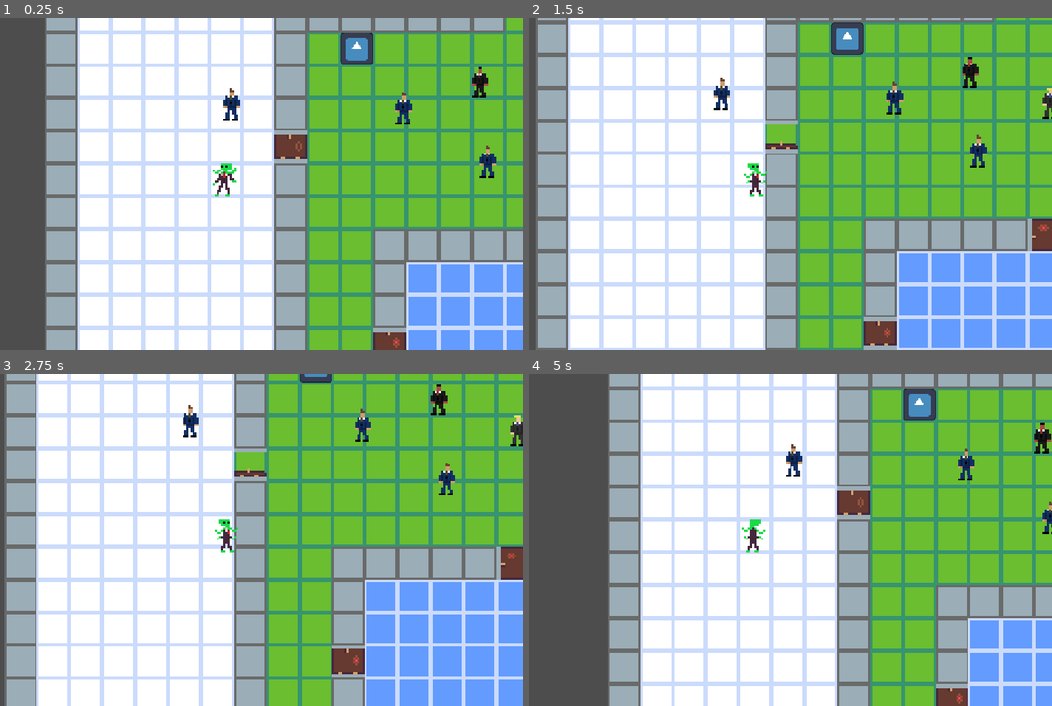
Above: before the commit, frames 1-4 (two rows, left to right).
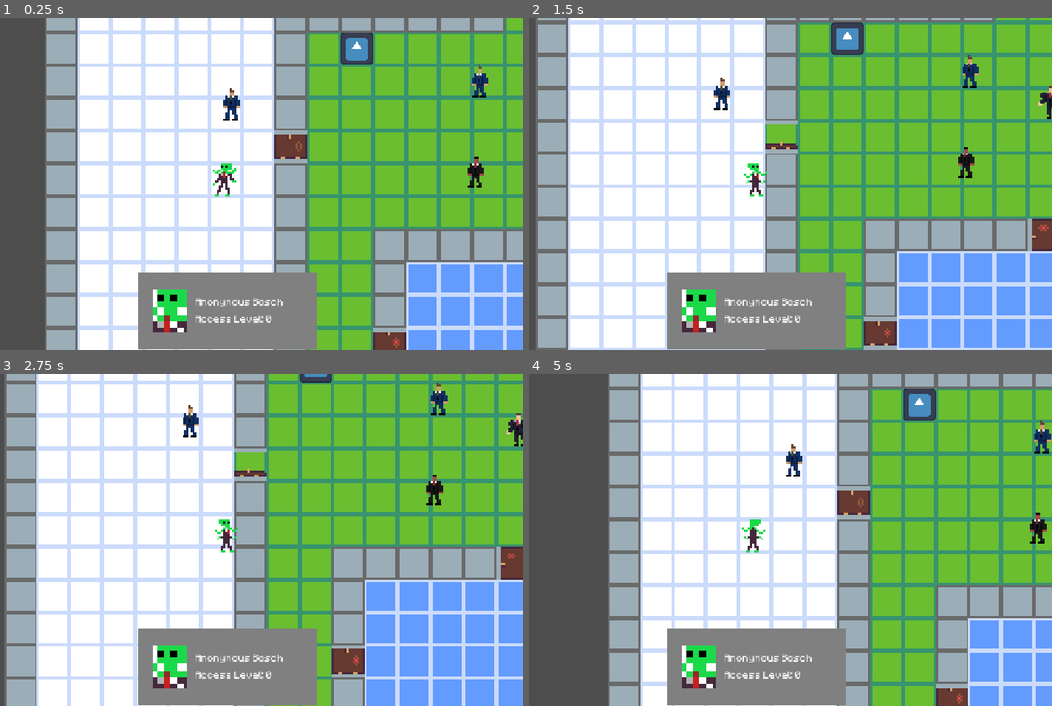
Above: after the commit, the same moments.

Repository: Flogah/alien_dad
Game: Godot game, scene res://scenes/main.tscn
Two runs of this game, one before a commit and one after it. Both use one fixed random seed, a clock stepped at 60 frames per second and the inputs below. The engine's default icon, where the game draws it, is replaced by a stand-in: a white triangle on a blue panel in a dark square.
Inputs:
- Up to frame 1 (0.25 s): no input
- Up to frame 2 (1.5 s): tap Enter at 0.5 s; hold D (move_right) 0.53-1.28 s; hold Space (interact) 0.53-1.28 s; hold S (move_down) from 1.28 s (still down); tap Space (interact) at 1.35 s
- Up to frame 3 (2.75 s): release S (move_down) at 2.03 s; hold D (move_right) from 2.03 s (still down); hold Space (interact) from 2.03 s (still down)
- Up to frame 4 (5 s): release D (move_right) at 2.78 s; release Space (interact) at 2.78 s; hold W (move_up) 2.78-3.53 s; tap Space (interact) at 2.85, 4.35 s; hold Space (interact) 3.53-4.28 s; hold A (move_left) from 3.53 s (still down)

The runs differ from the first frame. In frame 1, 8.0% of the frame differs, in the area x 26-95%, y 14-100%; in frame 2, 8.2%; in frame 3, 8.3%, in the area x 26-100%, y 2-100%; in frame 4, 8.2%.

Commit message:
added better security pass system

Diff:
--- /dev/null
+++ b/resources/character_ids/alien_id.tres
@@ -0,0 +1,10 @@
+[gd_resource type="Resource" script_class="SecurityPass" format=3 uid="uid://bb7wrry5p5w60"]
+
+[ext_resource type="Script" uid="uid://4fqxop4frvlm" path="res://scripts/security_pass.gd" id="1_ctlip"]
+[ext_resource type="SpriteFrames" uid="uid://bqd7u3tkdcr5n" path="res://assets/sprites/sprite_frames/alien_spriteframe.tres" id="2_f4jun"]
+
+[resource]
+script = ExtResource("1_ctlip")
+holder = "Anonymous Bosch"
+sprite = ExtResource("2_f4jun")
+metadata/_custom_type_script = "uid://4fqxop4frvlm"
--- /dev/null
+++ b/resources/character_ids/armstrong_id.tres
@@ -0,0 +1,11 @@
+[gd_resource type="Resource" script_class="SecurityPass" format=3 uid="uid://gipffcb64va5"]
+
+[ext_resource type="Script" uid="uid://4fqxop4frvlm" path="res://scripts/security_pass.gd" id="1_5rj8d"]
+[ext_resource type="SpriteFrames" uid="uid://bp5txdvjt15t" path="res://assets/sprites/sprite_frames/armstrong_spriteframe.tres" id="2_ovawh"]
+
+[resource]
+script = ExtResource("1_5rj8d")
+holder = "Steven Armstrong"
+sprite = ExtResource("2_ovawh")
+level = 3
+metadata/_custom_type_script = "uid://4fqxop4frvlm"
--- a/scenes/door.gd
+++ b/scenes/door.gd
@@ -19,6 +19,7 @@
 			print("Access granted")
 			locked = false
 			update_sprite()
+			return
 		else:
 			print("Higher access needed")
 			return
--- a/scenes/guard.gd
+++ b/scenes/guard.gd
@@ -4,20 +4,19 @@
 @onready var sprite: AnimatedSprite2D = $Sprite
 @onready var blood_particles: GPUParticles2D = $BloodParticles
 
-@export var security_access: SecurityCode
-@export var spriteframes: SpriteFrames
+@export var security_pass: SecurityPass
 
 var dead: bool = false
 
 func _ready() -> void:
-	if !security_access:
-		security_access = SecurityCode.new()
-	if spriteframes:
-		sprite.sprite_frames = spriteframes
-	else:
-		sprite.sprite_frames = CharacterGenerator.random_spriteframes()
-	if security_access.holder.is_empty():
-		security_access.holder = CharacterGenerator.random_first_last_name()
+	if !security_pass:
+		security_pass = SecurityPass.new()
+		security_pass.level = SecurityCode.sec_level.mid_sec
+	if !security_pass.sprite:
+		security_pass.sprite = CharacterGenerator.random_spriteframes()
+	sprite.sprite_frames = security_pass.sprite
+	if security_pass.holder.is_empty():
+		security_pass.holder = CharacterGenerator.random_first_last_name()
 
 	interactable.interacted.connect(on_interacted)
 
@@ -25,8 +24,7 @@
 	if dead:
 		return
 	if actor is Player:
-		print("Take my skin, good sir")
-		actor.assume_skin(sprite.sprite_frames, security_access)
+		actor.assume_skin(security_pass)
 	die()
 
 func die():
--- a/scenes/guard.tscn
+++ b/scenes/guard.tscn
@@ -3,6 +3,8 @@
 [ext_resource type="Script" uid="uid://dg8pucxpetbsi" path="res://scenes/guard.gd" id="1_k0dx2"]
 [ext_resource type="SpriteFrames" uid="uid://ci6jgmussaneu" path="res://assets/sprites/sprite_frames/grey_suit_spritesframes.tres" id="2_k0dx2"]
 [ext_resource type="Script" uid="uid://dpxr64juka2si" path="res://scenes/interactable.gd" id="3_gn8tx"]
+[ext_resource type="Script" uid="uid://djrc3ca55nyt8" path="res://scripts/state_machine/state_machine.gd" id="4_gn8tx"]
+[ext_resource type="Script" uid="uid://bfbxxj3mlo3uq" path="res://scripts/state_machine/State.gd" id="5_5dfqo"]
 
 [sub_resource type="CapsuleShape2D" id="CapsuleShape2D_tbgi4"]
 radius = 2.0
@@ -49,7 +51,11 @@
 alpha_curve = SubResource("CurveTexture_o6xl0")
 
 [node name="Guard" type="CharacterBody2D" unique_id=1633581234]
+collision_layer = 4
+collision_mask = 3
 script = ExtResource("1_k0dx2")
+
+[node name="NavigationAgent2D" type="NavigationAgent2D" parent="." unique_id=87589424]
 
 [node name="Sprite" type="AnimatedSprite2D" parent="." unique_id=1888564404]
 sprite_frames = ExtResource("2_k0dx2")
@@ -78,3 +84,9 @@
 one_shot = true
 explosiveness = 1.0
 process_material = SubResource("ParticleProcessMaterial_5dfqo")
+
+[node name="StateMachine" type="Node" parent="." unique_id=1230442977]
+script = ExtResource("4_gn8tx")
+
+[node name="State" type="Node" parent="StateMachine" unique_id=1872335320]
+script = ExtResource("5_5dfqo")
--- a/scenes/main.tscn
+++ b/scenes/main.tscn
@@ -5,8 +5,11 @@
 [ext_resource type="PackedScene" uid="uid://dxoip0yqmqb50" path="res://scenes/test_interaction.tscn" id="4_jyhfs"]
 [ext_resource type="Script" uid="uid://d3r8cfdw2ei2c" path="res://scripts/security_code.gd" id="5_o6xl0"]
 [ext_resource type="PackedScene" uid="uid://tnhgt5sr4icp" path="res://scenes/player.tscn" id="5_tbgi4"]
+[ext_resource type="Resource" uid="uid://gipffcb64va5" path="res://resources/character_ids/armstrong_id.tres" id="6_eb6dy"]
 [ext_resource type="PackedScene" uid="uid://mry6neuk5n38" path="res://scenes/guard.tscn" id="6_o6xl0"]
 [ext_resource type="PackedScene" uid="uid://d3xqn8v53ugho" path="res://scenes/door.tscn" id="6_tefeu"]
+[ext_resource type="Script" uid="uid://4fqxop4frvlm" path="res://scripts/security_pass.gd" id="8_85g3d"]
+[ext_resource type="SpriteFrames" uid="uid://bqd7u3tkdcr5n" path="res://assets/sprites/sprite_frames/alien_spriteframe.tres" id="9_choun"]
 
 [sub_resource type="TileSetAtlasSource" id="TileSetAtlasSource_f3u8r"]
 texture = ExtResource("1_sugp2")
@@ -33,33 +36,35 @@
 physics_layer_0/collision_mask = 0
 sources/0 = SubResource("TileSetAtlasSource_f3u8r")
 
+[sub_resource type="Resource" id="Resource_eamin"]
+script = ExtResource("8_85g3d")
+level = 2
+metadata/_custom_type_script = "uid://4fqxop4frvlm"
+
 [sub_resource type="Resource" id="Resource_ifpyu"]
 script = ExtResource("5_o6xl0")
-holder = "Door"
 metadata/_custom_type_script = "uid://d3r8cfdw2ei2c"
 
 [sub_resource type="Resource" id="Resource_ckr0i"]
 script = ExtResource("5_o6xl0")
-holder = "Door"
 level = 1
 metadata/_custom_type_script = "uid://d3r8cfdw2ei2c"
 
 [sub_resource type="Resource" id="Resource_563wa"]
 script = ExtResource("5_o6xl0")
-holder = "Door"
 level = 2
 metadata/_custom_type_script = "uid://d3r8cfdw2ei2c"
 
 [sub_resource type="Resource" id="Resource_fu68o"]
 script = ExtResource("5_o6xl0")
-holder = "Door"
 level = 3
 metadata/_custom_type_script = "uid://d3r8cfdw2ei2c"
 
-[sub_resource type="Resource" id="Resource_g2els"]
-script = ExtResource("5_o6xl0")
-holder = "Tobsucht Gelbmann"
-metadata/_custom_type_script = "uid://d3r8cfdw2ei2c"
+[sub_resource type="Resource" id="Resource_o6xl0"]
+script = ExtResource("8_85g3d")
+holder = "Anonymous Bosch"
+sprite = ExtResource("9_choun")
+metadata/_custom_type_script = "uid://4fqxop4frvlm"
 
 [node name="Main" type="Node2D" unique_id=1805818713]
 
@@ -78,17 +83,16 @@
 [node name="Guard" parent="level1/NPC" unique_id=1633581234 instance=ExtResource("6_o6xl0")]
 position = Vector2(27, -13)
 
-[node name="Guard2" parent="level1/NPC" unique_id=1061942040 instance=ExtResource("6_o6xl0")]
-position = Vector2(111, -11)
-
 [node name="Guard3" parent="level1/NPC" unique_id=2116407465 instance=ExtResource("6_o6xl0")]
 position = Vector2(148, -24)
 
 [node name="Guard4" parent="level1/NPC" unique_id=1224210424 instance=ExtResource("6_o6xl0")]
-position = Vector2(152, 15)
+position = Vector2(146, 20)
+security_pass = SubResource("Resource_eamin")
 
 [node name="Guard5" parent="level1/NPC" unique_id=1498169252 instance=ExtResource("6_o6xl0")]
 position = Vector2(187, -9)
+security_pass = ExtResource("6_eb6dy")
 
 [node name="Doors" type="Node2D" parent="level1" unique_id=561313355]
 
@@ -162,12 +166,12 @@
 
 [node name="Door13" parent="level1/Doors" unique_id=180111534 instance=ExtResource("6_tefeu")]
 position = Vector2(184, 56)
-security_level = SubResource("Resource_ifpyu")
+security_level = SubResource("Resource_ckr0i")
 locked = true
 
 [node name="Player" parent="level1" unique_id=1695450581 instance=ExtResource("5_tbgi4")]
 position = Vector2(24, 24)
-security_access = SubResource("Resource_g2els")
+security_access = SubResource("Resource_o6xl0")
 
 [node name="Camera2D" type="Camera2D" parent="level1/Player" unique_id=1976595741]
 position = Vector2(1, 2)
--- a/scenes/player.tscn
+++ b/scenes/player.tscn
@@ -2,6 +2,10 @@
 
 [ext_resource type="Script" uid="uid://bmcp1kemef7av" path="res://scenes/player/player.gd" id="1_g2els"]
 [ext_resource type="SpriteFrames" uid="uid://bqd7u3tkdcr5n" path="res://assets/sprites/sprite_frames/alien_spriteframe.tres" id="2_g2els"]
+[ext_resource type="Resource" uid="uid://bb7wrry5p5w60" path="res://resources/character_ids/alien_id.tres" id="2_tuyoq"]
+[ext_resource type="SpriteFrames" uid="uid://cak5gslna3kum" path="res://assets/sprites/sprite_frames/black_suit_spriteframes.tres" id="3_dqkch"]
+[ext_resource type="Script" uid="uid://dmp0whbxvknbx" path="res://scenes/player/player_ui.gd" id="3_qlg0r"]
+[ext_resource type="FontFile" uid="uid://cqpgxh01ymfhn" path="res://assets/fonts/Minecraftia-Regular.ttf" id="4_qlg0r"]
 
 [sub_resource type="CapsuleShape2D" id="CapsuleShape2D_tbgi4"]
 radius = 2.0
@@ -15,7 +19,7 @@
 collision_mask = 5
 motion_mode = 1
 script = ExtResource("1_g2els")
-original_skin = ExtResource("2_g2els")
+original_id = ExtResource("2_tuyoq")
 
 [node name="Sprite" type="AnimatedSprite2D" parent="." unique_id=221068266]
 sprite_frames = ExtResource("2_g2els")
@@ -32,3 +36,101 @@
 
 [node name="CollisionShape2D" type="CollisionShape2D" parent="InteractionArea" unique_id=1132290362]
 shape = SubResource("CircleShape2D_ckr0i")
+
+[node name="PlayerUI" type="CanvasLayer" parent="." unique_id=953625417]
+unique_name_in_owner = true
+script = ExtResource("3_qlg0r")
+
+[node name="Frame" type="Control" parent="PlayerUI" unique_id=156421297]
+layout_mode = 3
+anchors_preset = 15
+anchor_right = 1.0
+anchor_bottom = 1.0
+grow_horizontal = 2
+grow_vertical = 2
+
+[node name="ID" type="Control" parent="PlayerUI/Frame" unique_id=1650970934]
+layout_mode = 1
+anchors_preset = 7
+anchor_left = 0.5
+anchor_top = 1.0
+anchor_right = 0.5
+anchor_bottom = 1.0
+offset_left = -145.0
+offset_top = -107.0
+offset_right = 145.0
+grow_horizontal = 2
+grow_vertical = 0
+
+[node name="Container" type="MarginContainer" parent="PlayerUI/Frame/ID" unique_id=1784848998]
+layout_mode = 1
+anchors_preset = -1
+anchor_left = -0.11000001
+anchor_top = -0.439
+anchor_right = 1.11
+anchor_bottom = 1.0
+offset_left = -0.099998474
+offset_top = -0.027000427
+offset_right = 0.1000061
+grow_horizontal = 2
+grow_vertical = 2
+theme_override_constants/margin_left = 3
+theme_override_constants/margin_top = 3
+theme_override_constants/margin_right = 3
+theme_override_constants/margin_bottom = 3
+
+[node name="BGCol" type="ColorRect" parent="PlayerUI/Frame/ID/Container" unique_id=1191167353]
+unique_name_in_owner = true
+layout_mode = 2
+size_flags_horizontal = 3
+size_flags_vertical = 3
+color = Color(0.5899028, 0.5899029, 0.5899029, 1)
+
+[node name="Photo" type="Control" parent="PlayerUI/Frame/ID" unique_id=603890575]
+custom_minimum_size = Vector2(50, 65)
+layout_mode = 1
+anchors_preset = 0
+offset_left = -1.0
+offset_top = -12.0
+offset_right = 67.0
+offset_bottom = 71.0
+size_flags_horizontal = 4
+size_flags_vertical = 4
+
+[node name="ColorRect" type="ColorRect" parent="PlayerUI/Frame/ID/Photo" unique_id=1258902552]
+clip_children = 2
+layout_mode = 1
+anchors_preset = 15
+anchor_right = 1.0
+anchor_bottom = 1.0
+grow_horizontal = 2
+grow_vertical = 2
+size_flags_horizontal = 3
+size_flags_vertical = 3
+
+[node name="HeadshotSprite" type="AnimatedSprite2D" parent="PlayerUI/Frame/ID/Photo/ColorRect" unique_id=1050049515]
+unique_name_in_owner = true
+position = Vector2(34.999985, 102.000015)
+scale = Vector2(13.039062, 13.039062)
+sprite_frames = ExtResource("3_dqkch")
+animation = &"idle"
+
+[node name="NameLabel" type="Label" parent="PlayerUI/Frame/ID" unique_id=1144731517]
+unique_name_in_owner = true
+layout_mode = 0
+offset_left = 82.0
+offset_top = 2.0
+offset_right = 274.0
+offset_bottom = 30.0
+theme_override_fonts/font = ExtResource("4_qlg0r")
+text = "Firstname Lastname"
+
+[node name="AccessLabel" type="Label" parent="PlayerUI/Frame/ID" unique_id=232239769]
+unique_name_in_owner = true
+layout_mode = 0
+offset_left = 82.0
+offset_top = 35.0
+offset_right = 241.0
+offset_bottom = 63.0
+theme_override_fonts/font = ExtResource("4_qlg0r")
+text = "Access Level: 0"
--- a/scenes/player/player.gd
+++ b/scenes/player/player.gd
@@ -3,19 +3,22 @@
 
 @onready var sprite: AnimatedSprite2D = $Sprite
 @onready var interaction_area: Area2D = $InteractionArea
+@onready var player_ui: CanvasLayer = %PlayerUI
+
 
 @export var speed:float = 25.0
-@export var security_access: SecurityCode
+@export var security_access: SecurityPass
 
-@export var original_skin: SpriteFrames
+@export var original_id: SecurityPass
 
 var reverse: bool = false
 
-var last_dir: Vector2 = Vector2.ZERO:
-	set(new_val):
-		#var old_val = last_dir
-		last_dir = new_val
-		#if old_val != new_val: print(new_val)
+var last_dir: Vector2 = Vector2.ZERO
+
+func _ready() -> void:
+	if !security_access:
+		security_access = original_id
+	player_ui.security_id = security_access
 
 func _physics_process(_delta: float) -> void:
 	# Get the input direction and handle the movement/deceleration.
@@ -66,11 +69,11 @@
 
 	closest_area.interact(self, security_access)
 
-func assume_skin(new_skin: SpriteFrames, new_acc: SecurityCode):
-	sprite.sprite_frames = new_skin
-	security_access = new_acc
-	#if new_acc.level > security_access.level:
-		#security_access = new_acc
+func assume_skin(new_pass: SecurityPass):
+	security_access = new_pass
+	sprite.sprite_frames = security_access.sprite
+	player_ui.security_id = security_access
 
 func lose_skin():
-	sprite.sprite_frames = original_skin
+	sprite.sprite_frames = original_id.sprite
+	player_ui.security_id = security_access
--- /dev/null
+++ b/scenes/player/player_ui.gd
@@ -0,0 +1,18 @@
+class_name PlayerUI
+extends CanvasLayer
+
+@onready var bg_col: ColorRect = %BGCol
+@onready var headshot_sprite: AnimatedSprite2D = %HeadshotSprite
+@onready var name_label: Label = %NameLabel
+@onready var access_label: Label = %AccessLabel
+
+@export var security_id: SecurityPass:
+	set(new_id):
+		security_id = new_id
+		update_id()
+
+func update_id():
+	headshot_sprite.sprite_frames = security_id.sprite
+	name_label.text = security_id.holder
+	access_label.text = 'Access Level: ' + str(security_id.level)
+	bg_col.color = security_id.get_security_color(security_id.level)
--- a/scripts/security_code.gd
+++ b/scripts/security_code.gd
@@ -8,5 +8,14 @@
 	top_sec
 }
 
-@export var holder: String = &""
+static var security_color: Dictionary[sec_level, Color] = {
+	sec_level.low_sec: Color.WEB_GRAY,
+	sec_level.mid_sec: Color.DARK_OLIVE_GREEN,
+	sec_level.hi_sec: Color.NAVY_BLUE,
+	sec_level.top_sec: Color.DARK_RED,
+}
+
 @export var level: sec_level
+
+func get_security_color(level: sec_level) -> Color:
+	return security_color.get(level)
--- /dev/null
+++ b/scripts/security_pass.gd
@@ -0,0 +1,5 @@
+class_name SecurityPass
+extends SecurityCode
+
+@export var holder: String = &""
+@export var sprite: SpriteFrames
--- /dev/null
+++ b/scripts/state_machine/State.gd
@@ -0,0 +1,33 @@
+class_name State extends Node
+
+# must be called to switch to a different state.
+signal switch_state(new_state_name: StringName, data: Dictionary)
+
+@export var state_id: StringName = &""
+
+# a reference set by the statemachine so the state knows what to affect
+var statemachine: StateMachine
+
+func enter_state(_data: Dictionary = {}) -> void:
+	# always happens first when entering the state
+	pass
+
+func exit_state() -> void:
+	# always happens after the state is done, right before the new state enters
+	pass
+
+func update(_delta: float) -> void:
+	# replaces process
+	pass
+
+func physics_update(_delta: float) -> void:
+	# replaces physics_process
+	pass
+
+func handle_input(_event: InputEvent) -> void:
+	# for handling input handed down by the state machine
+	pass
+
+func can_exit() -> bool:
+	# for checking if a state cant be canceled, like an incible frame dodge roll
+	return true
--- /dev/null
+++ b/scripts/state_machine/state_machine.gd
@@ -0,0 +1,87 @@
+class_name StateMachine extends Node
+
+@export var initial_state:State
+
+var active_state: State
+
+var states:Dictionary[String, Node] = {}
+
+## Stores a requested transition if the current state is locked (`can_exit() == false`).
+var _pending_transition: Dictionary = {}
+
+func _ready() -> void:
+	for child_state:State in get_children():
+		var id: StringName = child_state.state_id if child_state.state_id != &"" else StringName(child_state.name)
+		var key := StringName(id.to_lower())
+
+		if states.has(key):
+			push_warning("StateMachine: Duplicate state key '%s' found." % key)
+
+		states[key] = child_state
+		child_state.switch_state.connect(change_state)
+		child_state.statemachine = self
+
+		child_state.set_process(false)
+		child_state.set_physics_process(false)
+		child_state.set_process_unhandled_input(false)
+
+	if initial_state:
+		active_state = initial_state
+		active_state.enter_state()
+
+func _process(delta: float) -> void:
+	if active_state:
+		active_state.update(delta)
+	_check_pending_transition()
+
+func _physics_process(delta: float) -> void:
+	if active_state:
+		active_state.physics_update(delta)
+	_check_pending_transition()
+
+func _unhandled_input(event: InputEvent) -> void:
+	if active_state:
+		active_state.handle_input(event)
+
+func change_state(new_state_name: StringName, _data: Dictionary = {}) -> void:
+	var key:= String(new_state_name.to_lower())
+
+	var new_state: State = states.get(key)
+	if not new_state:
+		push_warning("StateMachine: State '%s' does not exist." % new_state_name)
+		return
+
+	if active_state and not active_state.can_exit():
+		_pending_transition = {"key": key, "data": _data}
+		return
+
+	_execute_transition(new_state, _data)
+
+
+## Checks if a queued transition can now execute because the state unlocked.
+func _check_pending_transition() -> void:
+	if _pending_transition.is_empty():
+		return
+
+	if active_state and active_state.can_exit():
+		var next_key: StringName = _pending_transition["key"]
+		var next_msg: Dictionary = _pending_transition["data"]
+		_pending_transition.clear()
+
+		var next_state: State = states.get(next_key)
+		if next_state:
+			_execute_transition(next_state, next_msg)
+
+
+## Internal helper to handle clean switching and self-transitions.
+func _execute_transition(new_state: State, data: Dictionary) -> void:
+	if active_state == new_state:
+		active_state.exit_state()
+		active_state.enter_state(data)
+		return
+
+	if active_state:
+		active_state.exit_state()
+
+	active_state = new_state
+	new_state.enter_state(data)
Binary file added: assets/fonts/Minecraftia-Regular.ttf
Not shown, added: assets/fonts/Minecraftia-Regular.ttf.import
Binary file added: assets/sprites/characters/Alien_Baby.png
Not shown, added: assets/sprites/characters/Alien_Baby.png.import
Not shown, added: scenes/player/player_ui.gd.uid
Not shown, changed: scripts/name_list/first.txt
Not shown, changed: scripts/name_list/last.txt
Not shown, added: scripts/security_pass.gd.uid
Not shown, added: scripts/state_machine/State.gd.uid
Not shown, added: scripts/state_machine/state_machine.gd.uid
